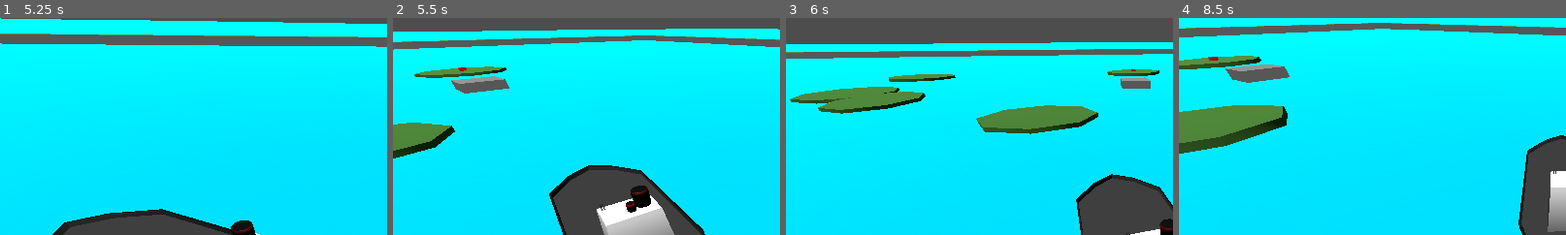
Above: before the commit, frames 1-4 (left to right).
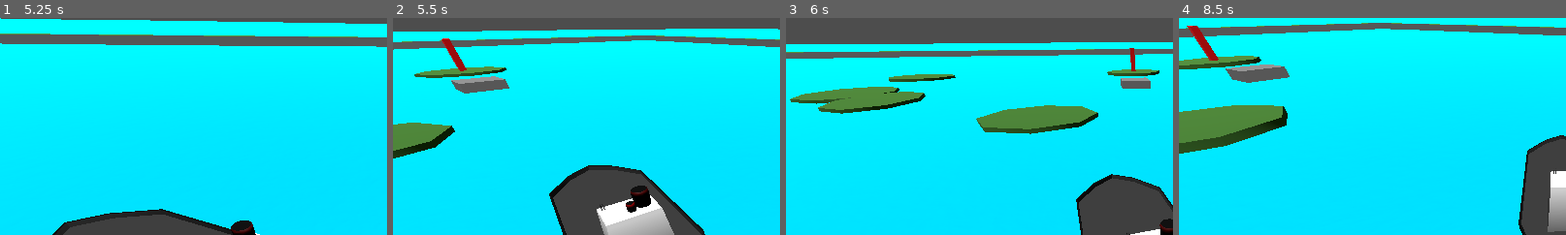
Above: after the commit, the same moments.

Repository: savenger/shipped
Game: Godot game, scene res://level/game.tscn
Two runs of this game, one before a commit and one after it. Both use one fixed random seed, a clock stepped at 60 frames per second and the inputs below.
Inputs:
- Up to frame 1 (5.25 s): tap Enter at 0.5 s; hold D (Turn Right) 0.53-1.28 s; tap C every 0.75 s from 0.6 to 5.1 s; hold A (Turn Left) 1.28-2.03 s; hold D (Turn Right) 2.03-2.78 s; hold S (CounterThrust) 2.78-3.53 s; hold A (Turn Left) from 3.53 s (still down)
- Up to frame 2 (5.5 s): keep holding A (Turn Left)
- Up to frame 3 (6 s): release A (Turn Left) at 5.78 s; hold D (Turn Right) from 5.78 s (still down); tap C at 5.85 s
- Up to frame 4 (8.5 s): release D (Turn Right) at 6.53 s; hold S (CounterThrust) 6.53-7.28 s; tap C at 6.6, 7.35, 8.1 s; hold D (Turn Right) 7.28-8.03 s; hold A (Turn Left) from 8.03 s (still down)
The pictures show only the part of the screen within x 1-50%, y 0-50%; the shares and areas given below are measured in that part.

Frame 1 is identical in both runs. In frame 2, 0.3% of the frame differs, in the area x 12-19%, y 9-24%; in frame 3, 0.1%; in frame 4, 0.4%, in the area x 2-10%, y 3-19%.

Commit message:
clean up

Diff:
--- a/level/destination.gd
+++ b/level/destination.gd
@@ -14,7 +14,7 @@
 	pass
 
 
-func _on_area_3d_area_entered(body):
+func _on_area_3d_area_entered(_body):
 	pass
 
 
--- a/level/destination.tscn
+++ b/level/destination.tscn
@@ -10,6 +10,7 @@
 
 [sub_resource type="BoxMesh" id="BoxMesh_y1c8f"]
 material = SubResource("StandardMaterial3D_2tegh")
+size = Vector3(1, 10, 1)
 
 [node name="destination" type="Node3D"]
 script = ExtResource("1_w0csv")
--- a/ship/CargoDeck.gd
+++ b/ship/CargoDeck.gd
@@ -1,8 +1,6 @@
 extends Node3D
 
 @export var _containers: Array[PackedScene]
-@export var _spacing: Vector3 = Vector3(1.5, 0, 0.70)
-@export var _offset: Vector3 = Vector3(0, 0, 1.4)
 
 @onready var _ship = get_parent()
 
@@ -15,7 +13,6 @@
 func _process(_delta):
 	for child in get_children():
 		var container_index_percentage = Utils.remap_range(float(child.get_index()), 0, _container_total, 0, 100)
-#		print (_ship.cargo_amount, " --- ", container_index_percentage )
 		child.visible = _ship.cargo_amount > container_index_percentage
 
 
Not shown: 1 places in level/game.tscn that only renumber resources
